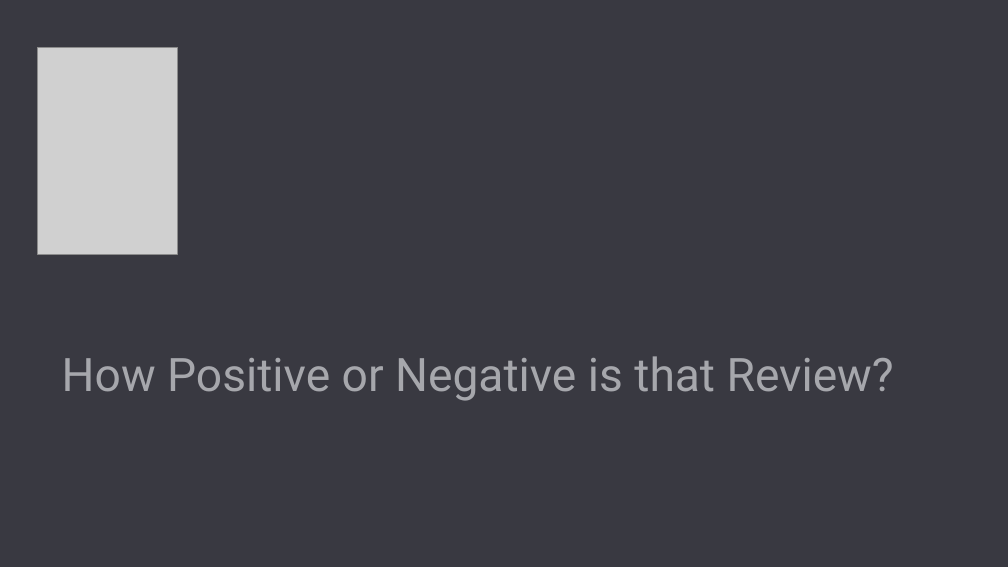
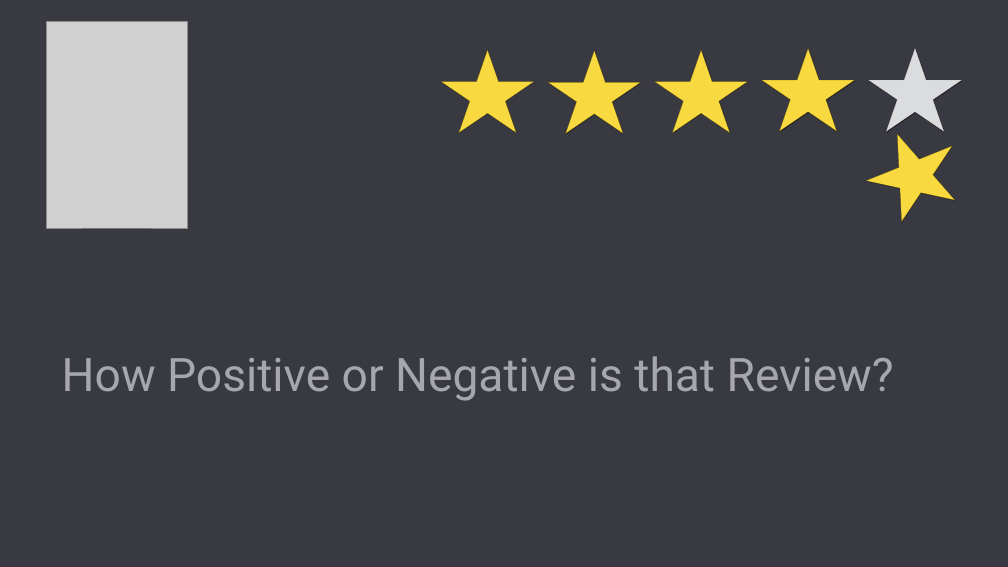
Before and after one commit to HLeek40/Final-Project-Machine-Learning, a slide deck: slide 1 of Final Project Team 2 Presentation.pptx. Drawn at 1008x567 pixels with LibreOffice and Linux fonts; fonts in the diff are those of the drawing; grey boxes stand for pictures. Boxes give left, top, right and bottom in pixels: in the first picture for what was removed or moved away, otherwise in the second. Text is boxed around its words. In the diff, an @@ line names an element or a change of style, - is before the commit and + after.

```diff
--- a/Final Project Team 2 Presentation.pptx
+++ b/Final Project Team 2 Presentation.pptx
@@ picture: place and size @@
-picture at [37,48,178,254]
+picture at [46,22,187,228]
@@ star added at [441,50,534,133], fill #F8D93F, outline #816C05 0.25 pt @@
@@ star added at [548,51,641,133], fill #F8D93F, outline #816C05 0.25 pt @@
@@ star added at [655,50,747,133], fill #F8D93F, outline #816C05 0.25 pt @@
@@ star added at [762,49,854,131], fill #F8D93F, outline #816C05 0.25 pt @@
@@ star added at [869,49,961,131], fill #DBDCDE, outline #CACACD 0.25 pt @@
@@ star added at [854,117,971,228], fill #F8D93F, outline #816C05 0.25 pt @@
```
Also in this commit, not shown: 12 slides added, 14 slides removed, 3 other files.
